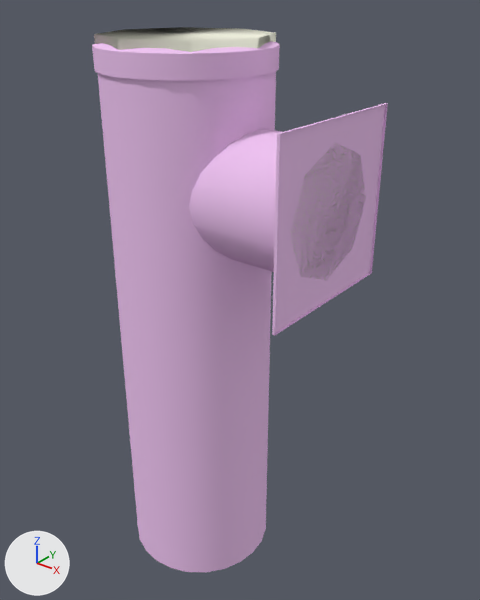
The Blender file src/props_mining/factory_pipe004.blend, before and after one commit.
Rendered twice from a 50 mm camera at (157.0, -185.0, 131.0) aimed at (2.0, 9.0, 11.0). Arrows for +X, +Y and +Z are at lower left; the lights stay in place.

The first picture shows 'factory_pipe004_physics', 'factory_pipe004_reference'.
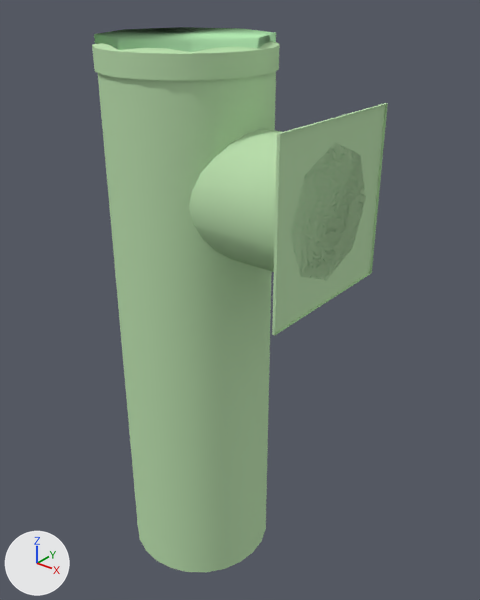
Patch to the scene script:
```diff
--- a/src/props_mining/factory_pipe004.blend.py
+++ b/src/props_mining/factory_pipe004.blend.py
@@ mat_factory_pipe004 @@
 mat_factory_pipe004 = diffuse_material('factory_pipe004')
-mat_factory_pipe004.base_color = (0.884, 0.57, 0.903)  # pink #f2c7f4
+mat_factory_pipe004.base_color = (0.509, 0.749, 0.435)  # green #bde0b0
@@ mat_phy @@
 mat_phy = diffuse_material('  phy')
-mat_phy.base_color = (0.877, 0.876, 0.743)  # white #f1f1e0
+mat_phy.base_color = (0.463, 0.842, 0.456)  # green #b5ecb4
```

What differs and where, as boxes (x1, y1, x2, y2) in the pictures (480 x 600 px):
'factory_pipe004_reference', recoloured (pink to green): (92, 42, 388, 573) in both
'factory_pipe004_physics', recoloured (white to green): (94, 27, 366, 280) in both
